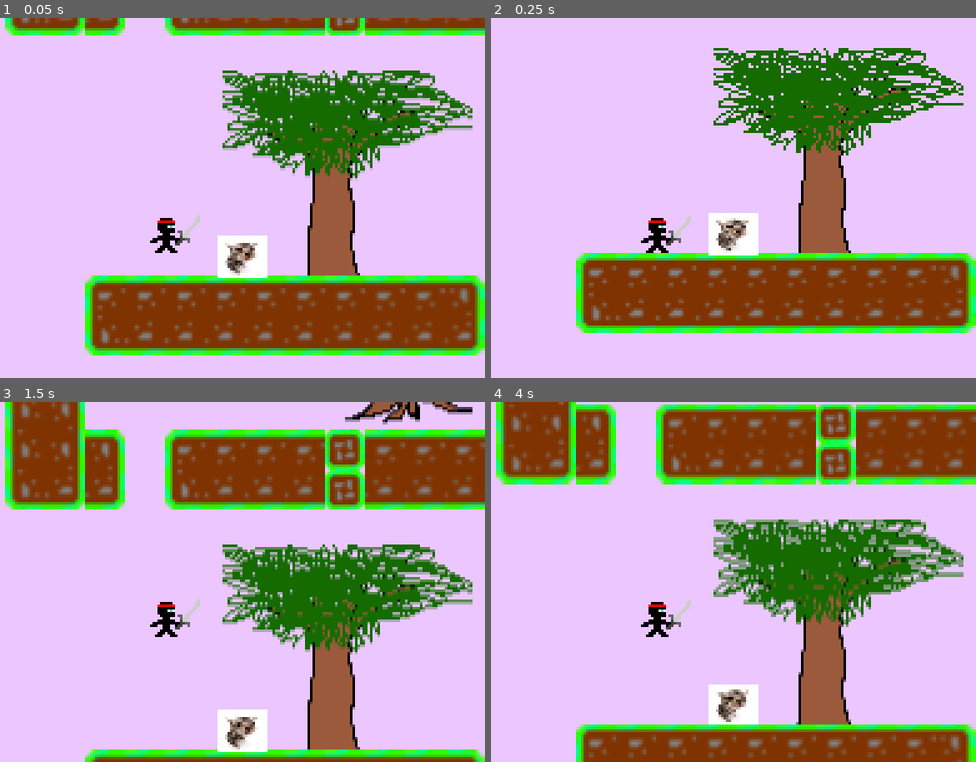
Above: before the commit, frames 1-4 (two rows, left to right).
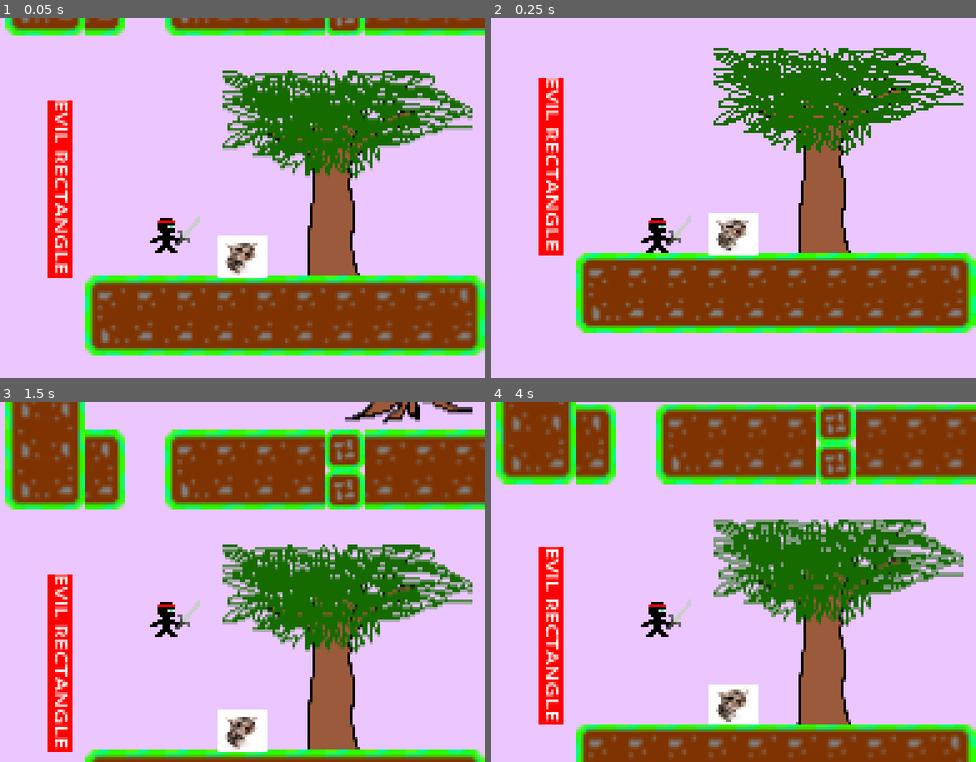
Above: after the commit, the same moments.

Repository: Compsand/celesteMATEMATIIKKA
Game: Godot game, scene res://scenes/China.tscn
The game is run twice, just before and just after one commit, with the same random seed, the same clock (stepped at 60 frames per second) and the same inputs. This scene is started directly instead of the project's main scene.
Inputs:
- Up to frame 1 (0.05 s): no input
- Up to frame 2 (0.25 s): no input
- Up to frame 3 (1.5 s): tap Enter at 0.5 s; tap Space at 1.25 s
- Up to frame 4 (4 s): tap Enter at 2.75 s; tap Space at 3.5 s

The runs differ from the first frame. In frame 1, 2.5% of the frame differs, in the area x 9-15%, y 22-73%; in frame 2, 2.5%; in frame 3, 2.5%; in frame 4, 2.5%.

Commit message:
quiet update
made the music less ear splitting and also added the evil rectangle. also fixed a thing.

Diff:
--- a/scenes/player.tscn
+++ b/scenes/player.tscn
@@ -27,7 +27,7 @@
 	print(\"skill issue\")
 	position = Vector2(0,0)
 	if mathMode == true:
-		mathTimer = randi() % 900 + 900
+		mathTimer = randi() % 700 + 600
 		mathMode = false
 		print(\"math was too hard, died\")
 
@@ -264,9 +264,11 @@
 
 [node name="NinjaSong" type="AudioStreamPlayer" parent="."]
 stream = ExtResource("3_qhqgy")
+volume_db = -10.146
 
 [node name="MathSong" type="AudioStreamPlayer" parent="."]
 stream = ExtResource("5_qlg0r")
+volume_db = -10.146
 
 [node name="MathWarning" type="AudioStreamPlayer" parent="."]
 stream = ExtResource("6_tuyoq")
--- a/scenes/tile_level.tscn
+++ b/scenes/tile_level.tscn
@@ -62,6 +62,22 @@
 position = Vector2(-41.75, -19.5)
 shape = SubResource("RectangleShape2D_qxeu4")
 
+[node name="ColorRect" type="ColorRect" parent="killzone/CollisionShape2D"]
+offset_left = -5.25
+offset_top = -35.5
+offset_right = 4.75
+offset_bottom = 35.5
+color = Color(1, 0, 0, 1)
+
+[node name="RichTextLabel" type="RichTextLabel" parent="killzone/CollisionShape2D"]
+offset_left = 5.0
+offset_top = -35.0
+offset_right = 142.0
+offset_bottom = -10.0
+rotation = -4.71238
+scale = Vector2(0.548652, 0.408054)
+text = "EVIL RECTANGLE"
+
 [node name="CollisionPolygon2D" type="CollisionPolygon2D" parent="killzone"]
 polygon = PackedVector2Array(31, 0, 21, 16, 40, 16)
 
